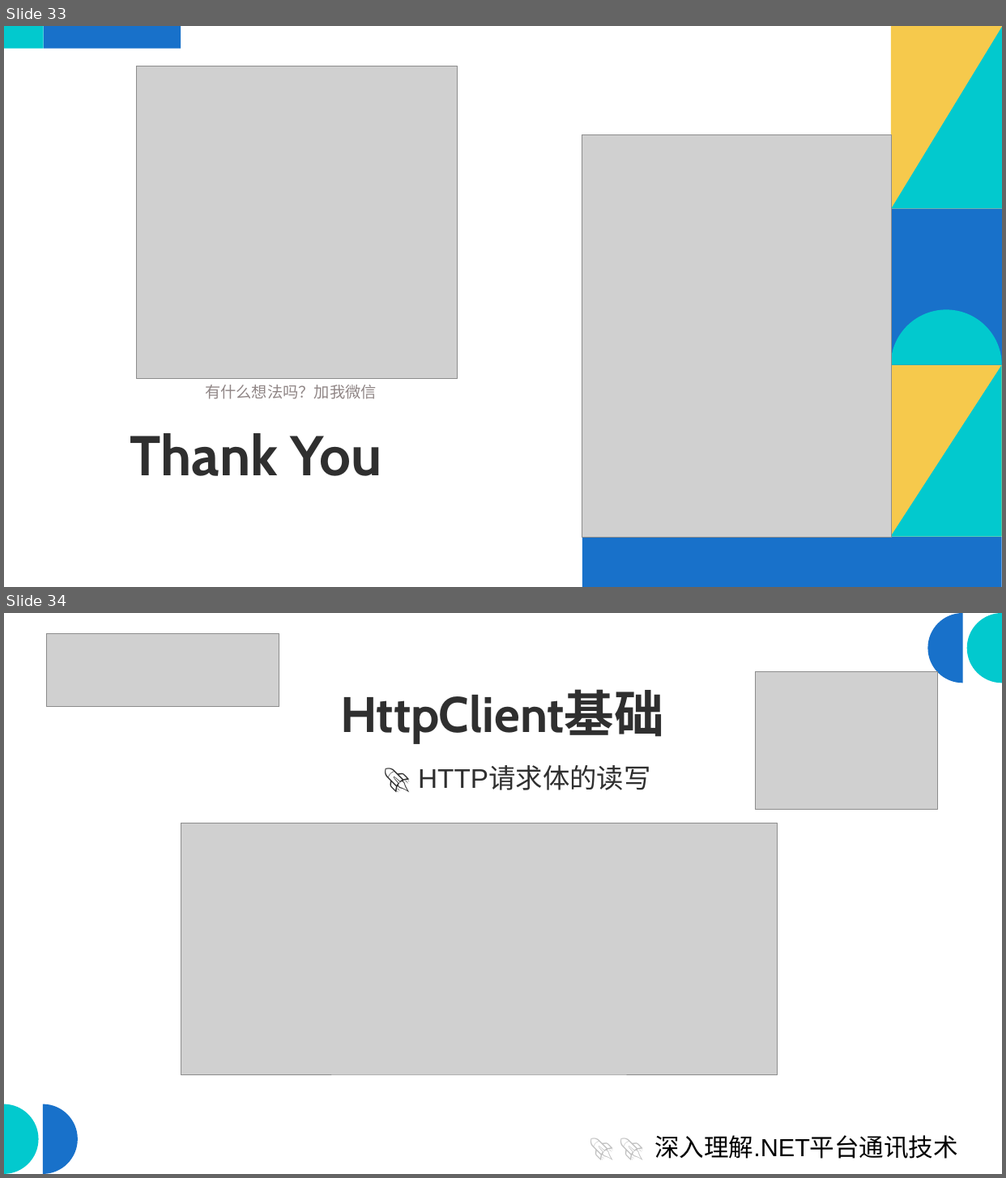
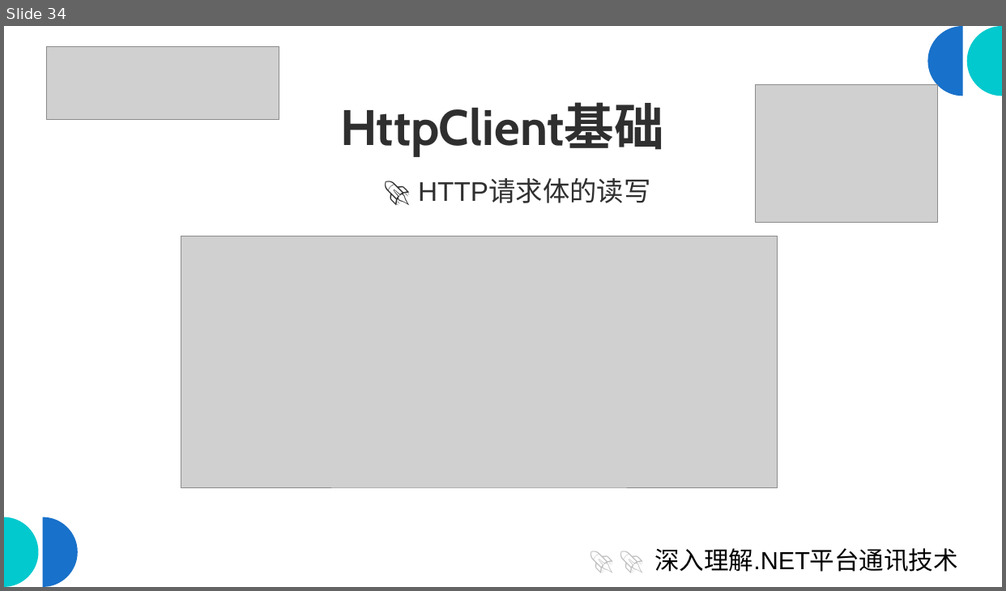
Before and after one commit to scottfly189/dotnet_net_course, a slide deck: src/1.HttpClientDemo/HttpClient_IHttpClientFactory_Polly.odp. Shown one above the other, each under a label of ours: slides 33 and 34 before the commit, slide 34 after it. The pictures are 1006x1178 and 1006x591 pixels, drawn with LibreOffice and Linux fonts; fonts in the diff are those of the drawing; grey boxes stand for pictures. Boxes give left, top, right and bottom in pixels: in the first picture for what was removed or moved away, otherwise in the second. Text is boxed around its words. In the diff, an @@ line names an element or a change of style, - is before the commit and + after.

```diff
--- a/src/1.HttpClientDemo/HttpClient_IHttpClientFactory_Polly.odp
+++ b/src/1.HttpClientDemo/HttpClient_IHttpClientFactory_Polly.odp
@@ slide 33 removed at [4,26,1002,587], background #FFFFFF @@
@@ rectangle removed at [4,26,43,49] @@
@@ rectangle removed at [44,26,181,48] @@
@@ rectangle removed at [890,26,1002,208] @@
@@ freeform shape removed at [891,26,1002,208] @@
@@ picture removed at [136,66,458,378] @@
@@ picture removed at [582,135,891,537] @@
@@ rectangle removed at [890,208,1001,365] @@
@@ freeform shape removed at [890,310,1001,365] @@
@@ rectangle removed at [890,365,1001,536] @@
@@ freeform shape removed at [890,365,1001,536] @@
@@ text removed at [205,385,377,399] @@
-有什么想法吗？加我微信
@@ title removed at [130,433,382,476] @@
-Thank You
@@ rectangle removed at [582,537,1002,587] @@
```
Also in this commit, not shown: 16 slides changed, 1 slide added, 18 other files.
